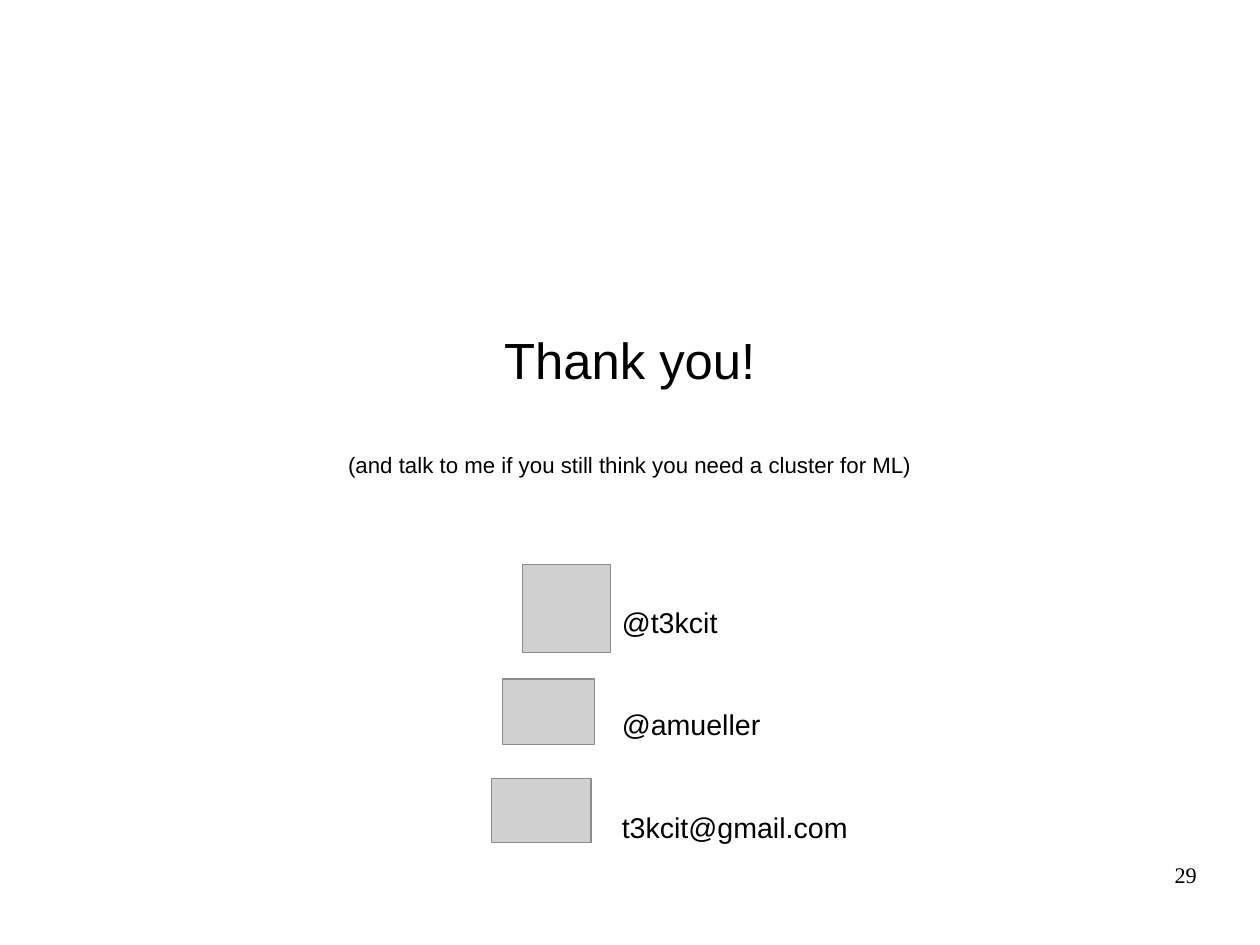
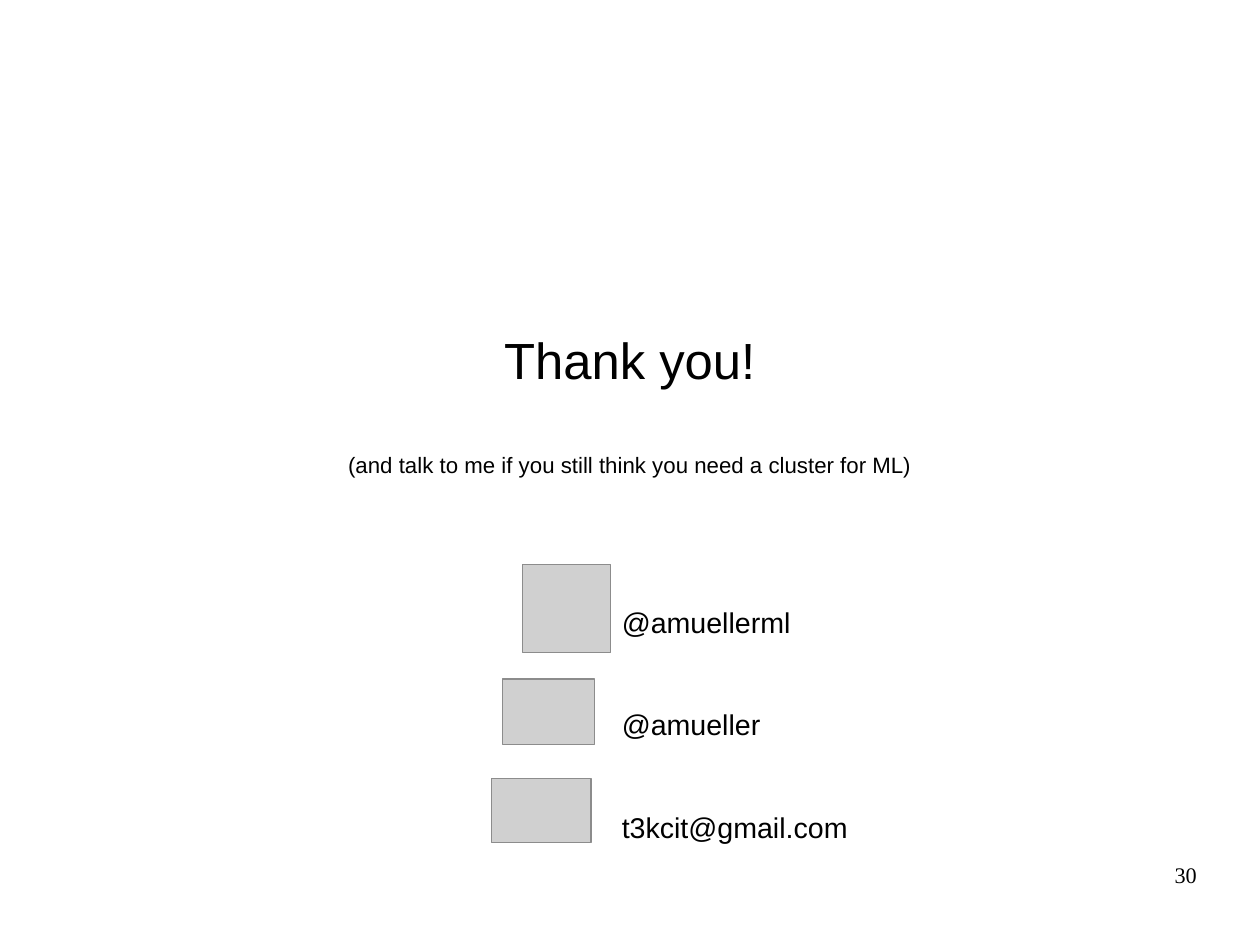
Before and after one commit to amueller/talks_odt, a slide deck: slide 30 of large-scale-non-linear-learning-pygotham-2015.odp (slide 29 before the commit). Drawn at 1260x945 pixels with LibreOffice and Linux fonts; fonts in the diff are those of the drawing; grey boxes stand for pictures. Boxes give left, top, right and bottom in pixels: in the first picture for what was removed or moved away, otherwise in the second. Text is boxed around its words. In the diff, an @@ line names an element or a change of style, - is before the commit and + after.

```diff
--- a/large-scale-non-linear-learning-pygotham-2015.odp
+++ b/large-scale-non-linear-learning-pygotham-2015.odp
@@ text at (622, 612, 791, 637): text changed @@
-@t3kcit
+@amuellerml
@@ page number at (1175, 868, 1197, 884): text changed @@
-29
+30
```
Also in this commit, not shown: 5 other slides changed, 5 slides added, 4 slides removed.
